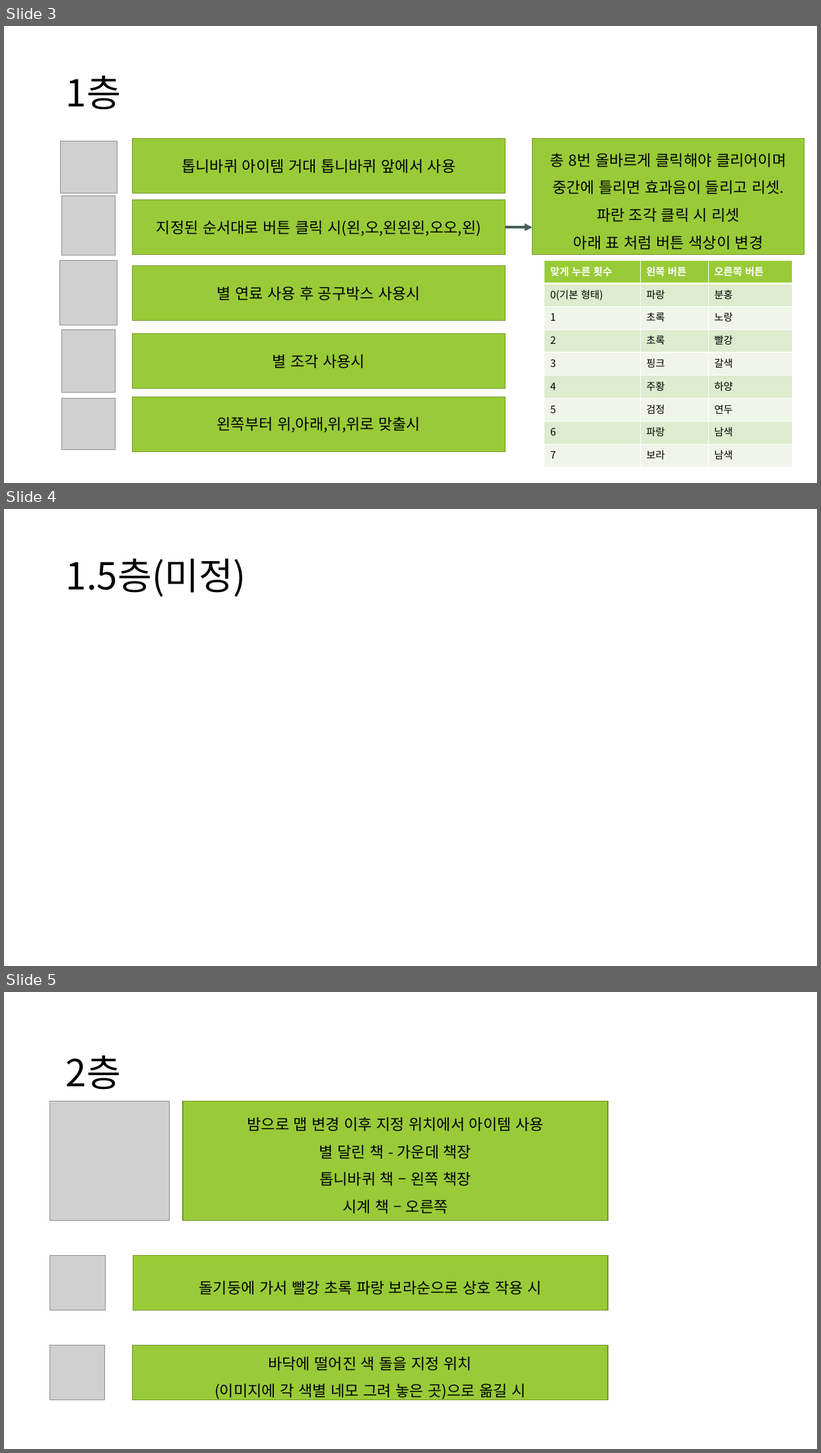
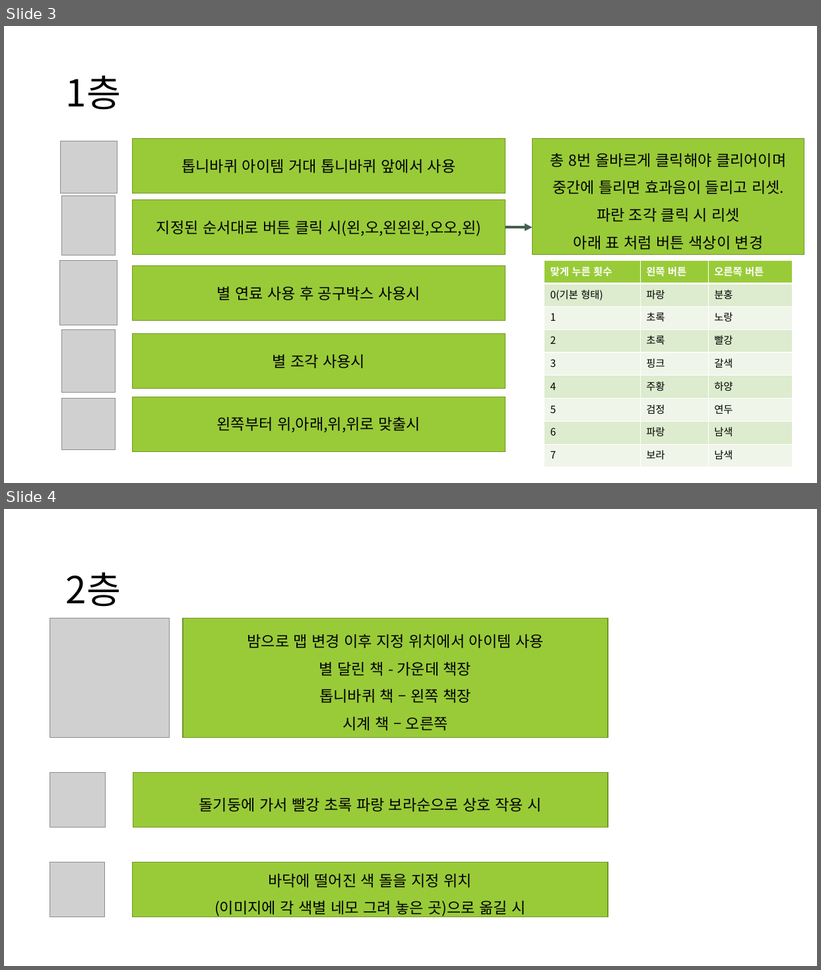
Before and after one commit to xy3732/unity-1028, a slide deck: 기획 자료/프로그래밍 전달 문서/솔루나_퍼즐 클리어 조건_1_채림.pptx. Shown one above the other, each under a label of ours: slides 3, 4 and 5 before the commit, slides 3 and 4 after it. The pictures are 821x1453 and 821x970 pixels, drawn with LibreOffice and Linux fonts; fonts in the diff are those of the drawing; grey boxes stand for pictures. Boxes give left, top, right and bottom in pixels: in the first picture for what was removed or moved away, otherwise in the second. Text is boxed around its words. In the diff, an @@ line names an element or a change of style, - is before the commit and + after.

```diff
--- a/기획 자료/프로그래밍 전달 문서/솔루나_퍼즐 클리어 조건_1_채림.pptx
+++ b/기획 자료/프로그래밍 전달 문서/솔루나_퍼즐 클리어 조건_1_채림.pptx
@@ slide 4 removed at box(4, 509, 817, 966), background #FFFFFF @@
@@ title removed at box(66, 559, 246, 597) @@
-1.5층(미정)
@@ what was slide 5 is now slide 4 @@
```
Also in this commit, not shown: 1 other file.
